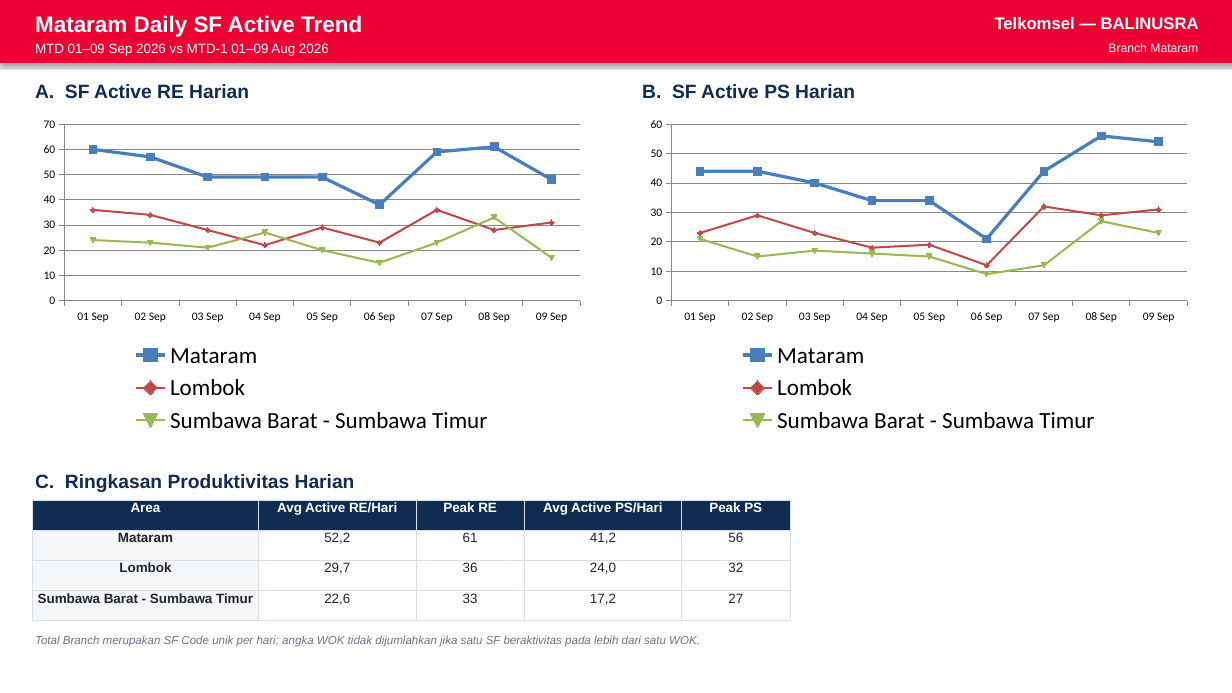
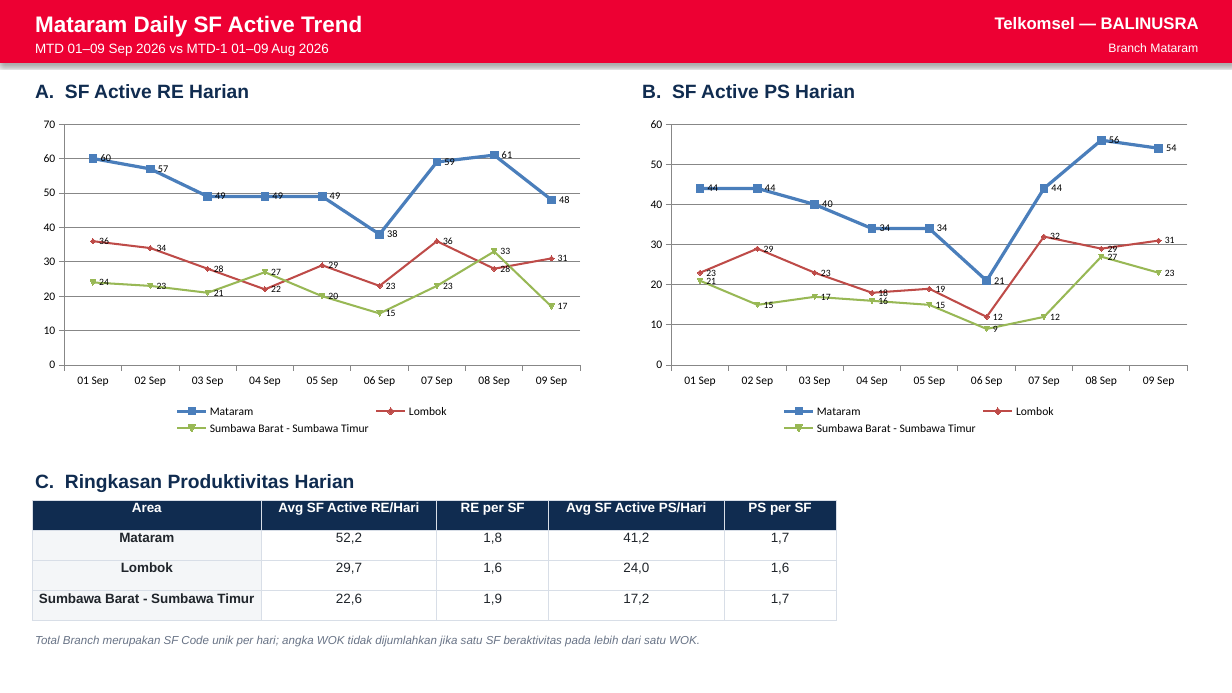
Before and after one commit to linktreehhbalnus-eng/wow_balnus, a slide deck: slide 3 of reports/BRANCH_MATARAM_PERFORMANCE_SUMMARY_20260909_INARA.pptx. Drawn at 1232x693 pixels with LibreOffice and Linux fonts; fonts in the diff are those of the drawing. Boxes give left, top, right and bottom in pixels: in the first picture for what was removed or moved away, otherwise in the second. Text is boxed around its words. In the diff, an @@ line names an element or a change of style, - is before the commit and + after.

```diff
--- a/reports/BRANCH_MATARAM_PERFORMANCE_SUMMARY_20260909_INARA.pptx
+++ b/reports/BRANCH_MATARAM_PERFORMANCE_SUMMARY_20260909_INARA.pptx
@@ line chart at bbox=[32, 111, 592, 439] @@
@@ data labels of Mataram added @@
@@ data labels of Lombok added @@
@@ data labels of Sumbawa Barat - Sumbawa Timur added @@
@@ legend changed @@
@@ line chart at bbox=[640, 111, 1199, 439] @@
@@ data labels of Mataram added @@
@@ data labels of Lombok added @@
@@ data labels of Sumbawa Barat - Sumbawa Timur added @@
@@ legend changed @@
@@ table at bbox=[32, 501, 836, 621] @@
-row 1: Area | Avg Active RE/Hari | Peak RE | Avg Active PS/Hari | Peak PS
+row 1: Area | Avg SF Active RE/Hari | RE per SF | Avg SF Active PS/Hari | PS per SF
-row 2, column 3: 61
+row 2, column 3: 1,8
-row 2, column 5: 56
+row 2, column 5: 1,7
-row 3, column 3: 36
+row 3, column 3: 1,6
-row 3, column 5: 32
+row 3, column 5: 1,6
-row 4, column 3: 33
+row 4, column 3: 1,9
-row 4, column 5: 27
+row 4, column 5: 1,7
@@ table: place and size @@
-table at bbox=[32, 501, 789, 621]
+table at bbox=[32, 501, 836, 621]
```
Also in this commit, not shown: 1 other slide changed, 1 slide added, 11 other files.
